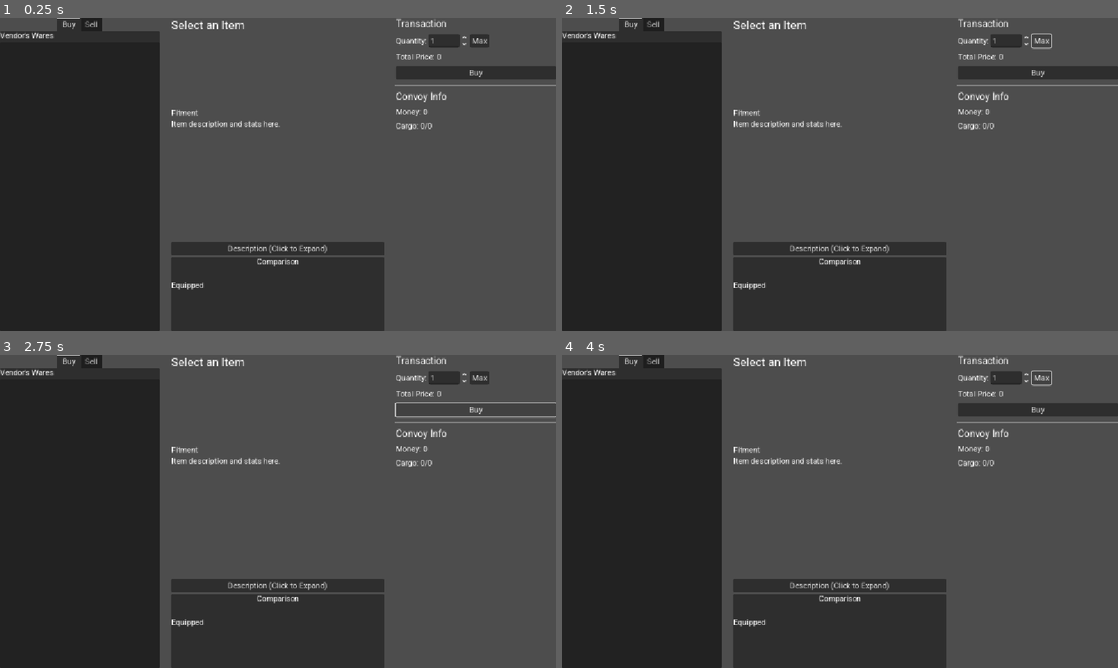
Above: before the commit, frames 1-4 (two rows, left to right).
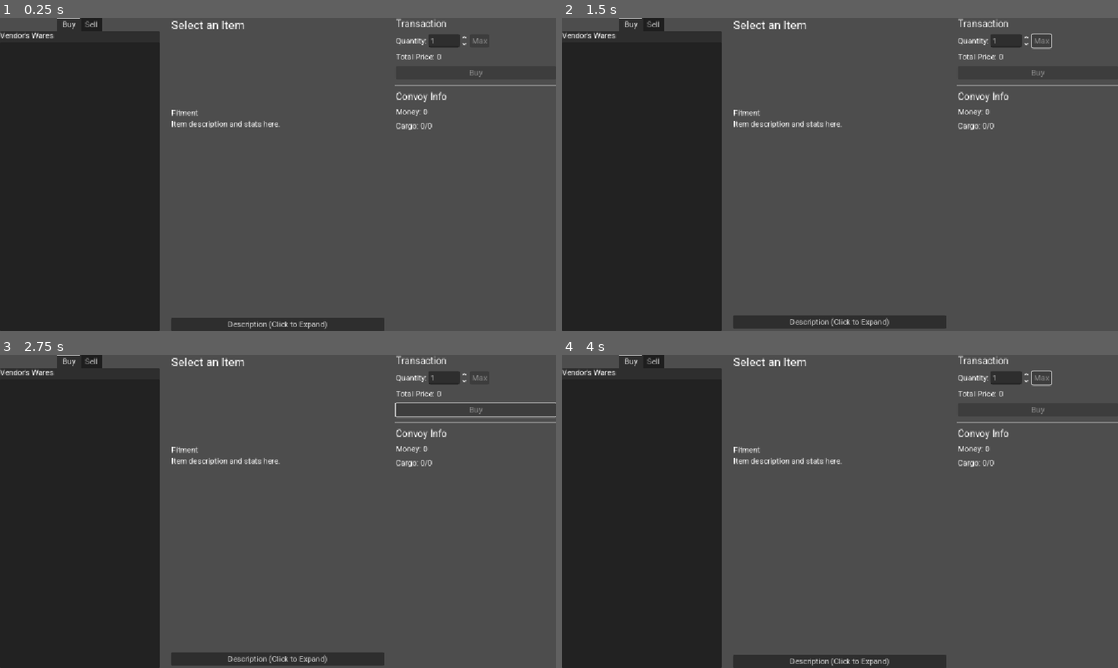
Above: after the commit, the same moments.

Repository: OoriData/DF_Godot
Game: Godot game, scene res://Scenes/VendorTradePanel.tscn
The game is run twice, just before and just after one commit, with the same random seed, the same clock (stepped at 60 frames per second) and the same inputs. This scene is started directly instead of the project's main scene.
Inputs (mouse positions are in pixels of both pictures, inside the frame that each line leads up to):
- Up to frame 1 (0.25 s): no input
- Up to frame 2 (1.5 s): click "Description (Click to Expand)" at 0.5 s; click (1040, 39) at 1.25 s, where only the run before the commit has a clickable "Max"
- Up to frame 3 (2.75 s): click (478, 411) at 2 s, where only the run before the commit has a clickable "Buy"
- Up to frame 4 (4 s): click "Description (Click to Expand)" at 2.75 s; click (1040, 376) at 3.5 s, where only the run before the commit has a clickable "Max"

The runs differ from the first frame. In frame 1, 9.0% of the frame differs, in the area x 30-88%, y 6-100%; in frame 2, 9.0%; in frame 3, 9.0%; in frame 4, 9.0%.
Error before the commit: Parse Error: Used space character for indentation instead of tab as used before in the file. (res://Scripts/Menus/vendor_trade_panel.gd:146)

Commit message:
Glitch gone

Diff:
--- a/Scripts/Menus/vendor_trade_panel.gd
+++ b/Scripts/Menus/vendor_trade_panel.gd
@@ -57,18 +57,6 @@
 func _ready() -> void:
 	# Connect signals from UI elements
 	vendor_item_tree.item_selected.connect(_on_vendor_item_selected)
-	# --- START VISUAL DIAGNOSTIC for focus changes ---
-	# We will change the background color of the tree to visually confirm focus events,
-	# as print statements might be getting lost in the output overflow.
-	var normal_stylebox = vendor_item_tree.get_theme_stylebox("panel")
-	if normal_stylebox:
-		var focus_stylebox = normal_stylebox.duplicate()
-		focus_stylebox.bg_color = Color.DARK_CYAN # A very obvious color
-		vendor_item_tree.add_theme_stylebox_override("focus", focus_stylebox)
-		print("[VendorPanel][DIAGNOSTIC] Added visual focus indicator to VendorItemTree.")
-	vendor_item_tree.focus_entered.connect(func(): print("[VendorPanel][FOCUS] VendorItemTree focus ENTERED."))
-	vendor_item_tree.focus_exited.connect(func(): print("[VendorPanel][FOCUS] VendorItemTree focus EXITED."))
-	# --- END VISUAL DIAGNOSTIC ---
 	# Use item_selected for Tree to update the inspector on a single click.
 	convoy_item_tree.item_selected.connect(_on_convoy_item_selected)
 	trade_mode_tab_container.tab_changed.connect(_on_tab_changed)
@@ -145,7 +133,7 @@
 	var prev_tree := _last_selected_tree
 	_update_vendor_ui()
 	# Try to restore selection in the appropriate tree
-    if typeof(prev_selected_id) == TYPE_STRING and not String(prev_selected_id).is_empty():
+	if typeof(prev_selected_id) == TYPE_STRING and not String(prev_selected_id).is_empty():
 		if prev_tree == "vendor":
 			_restore_selection(vendor_item_tree, prev_selected_id)
 		elif prev_tree == "convoy":
